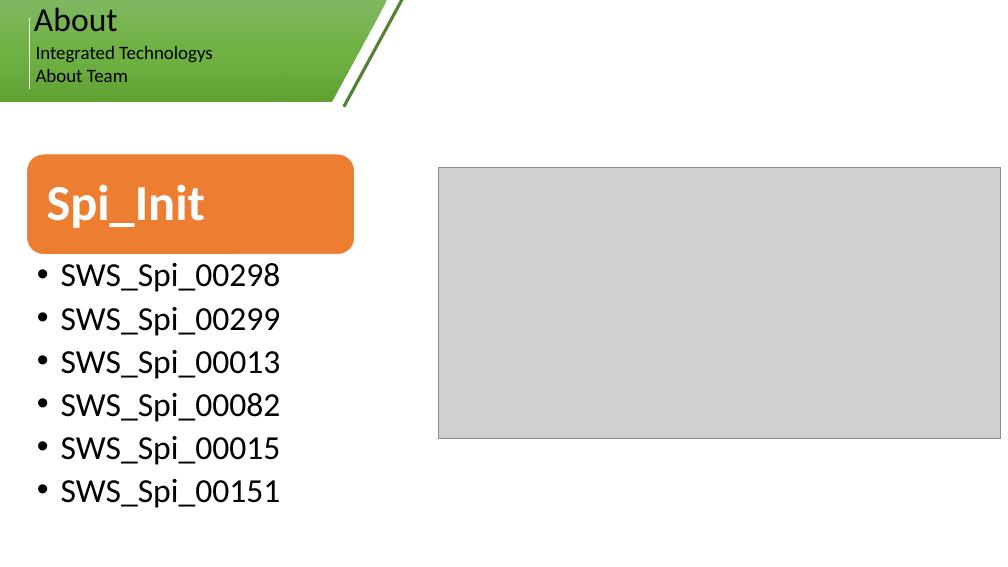
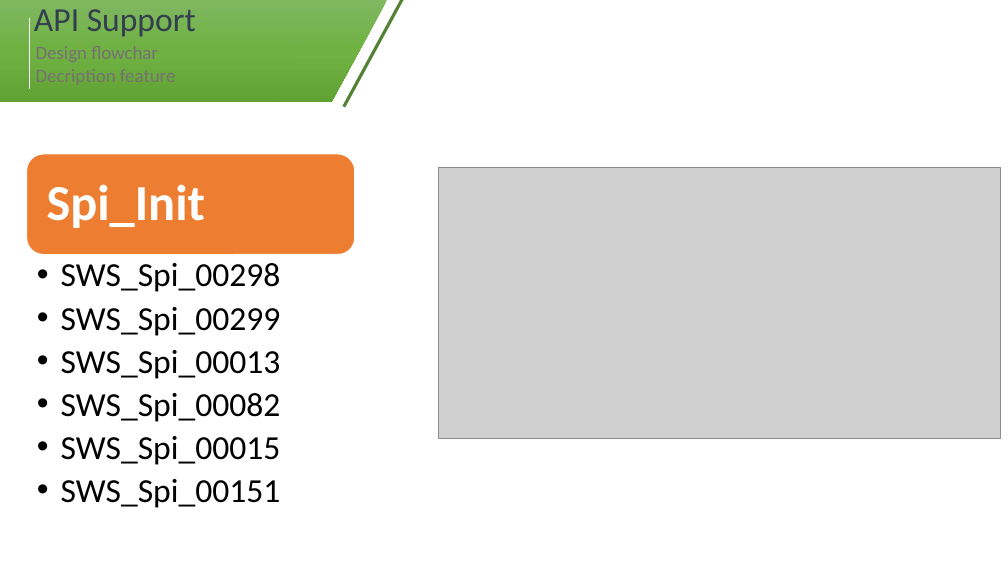
Before and after one commit to hoangphuc-fn/Finally-Assignment-AUTOSAR-, a slide deck: slide 7 of SPIDriver.pptx. Drawn at 1008x567 pixels with LibreOffice and Linux fonts; fonts in the diff are those of the drawing; grey boxes stand for pictures. Boxes give left, top, right and bottom in pixels: in the first picture for what was removed or moved away, otherwise in the second. Text is boxed around its words. In the diff, an @@ line names an element or a change of style, - is before the commit and + after.

Commit message:
final ver

```diff
--- a/SPIDriver.pptx
+++ b/SPIDriver.pptx
@@ text at (x1=34, y1=9, x2=196, y2=37): text changed; text colour #000000 to #333F50 @@
-About
+API Support
@@ text removed at (x1=36, y1=46, x2=213, y2=82) @@
-Integrated Technologys
-About Team
```
Also in this commit, not shown: 5 other slides changed, 7 slides added, 7 slides removed.
